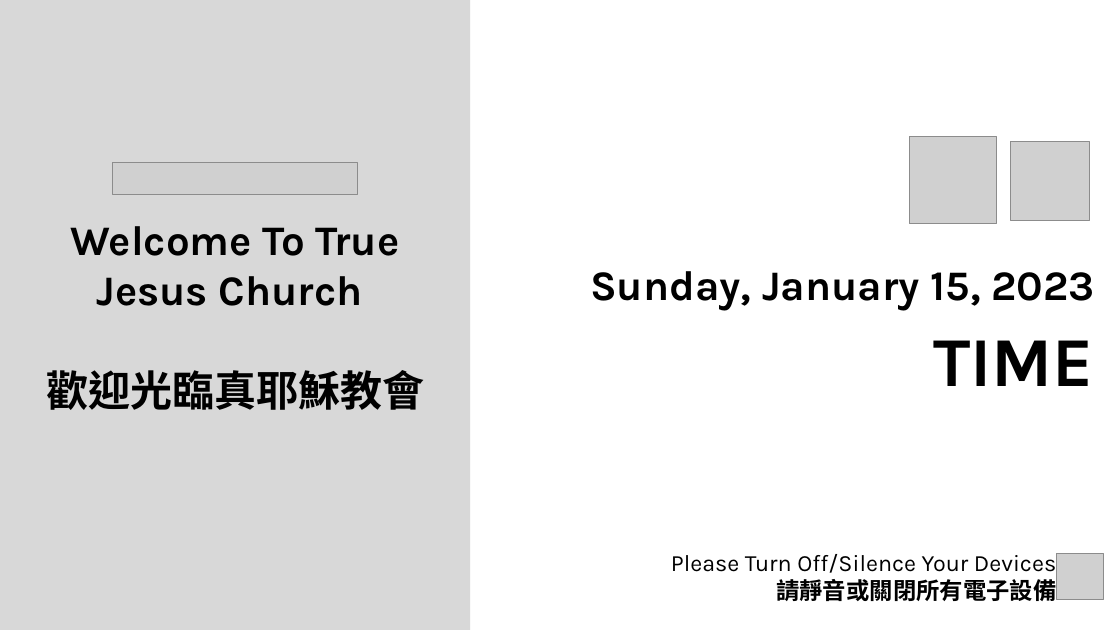
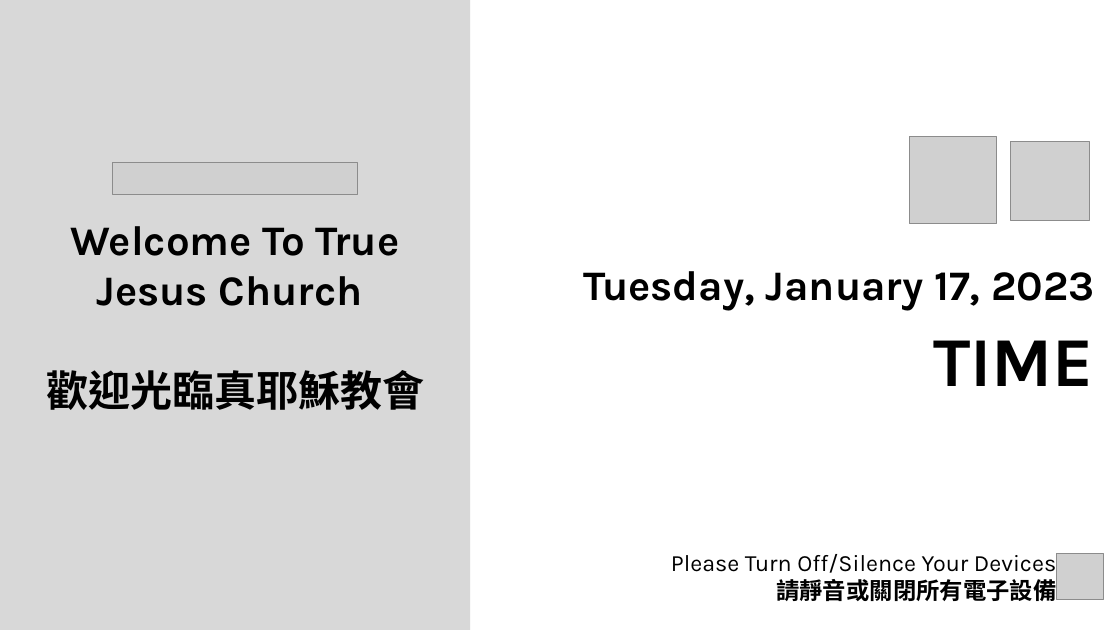
Before and after one commit to calebchanwy/tjc-powerpoint, a slide deck: slide 1 of TJCPowerPoint/Resources/ServiceWidescreen.pptx. Drawn at 1120x630 pixels with LibreOffice and Linux fonts; fonts in the diff are those of the drawing; grey boxes stand for pictures; background and template pictures are left out. Boxes give left, top, right and bottom in pixels: in the first picture for what was removed or moved away, otherwise in the second. Text is boxed around its words. In the diff, an @@ line names an element or a change of style, - is before the commit and + after.

```diff
--- a/TJCPowerPoint/Resources/ServiceWidescreen.pptx
+++ b/TJCPowerPoint/Resources/ServiceWidescreen.pptx
@@ text at bbox=[583, 271, 1094, 311]: text changed @@
-Sunday, January 15, 2023
+Tuesday, January 17, 2023
```
Also in this commit, not shown: 2 other slides changed, 14 other files.
